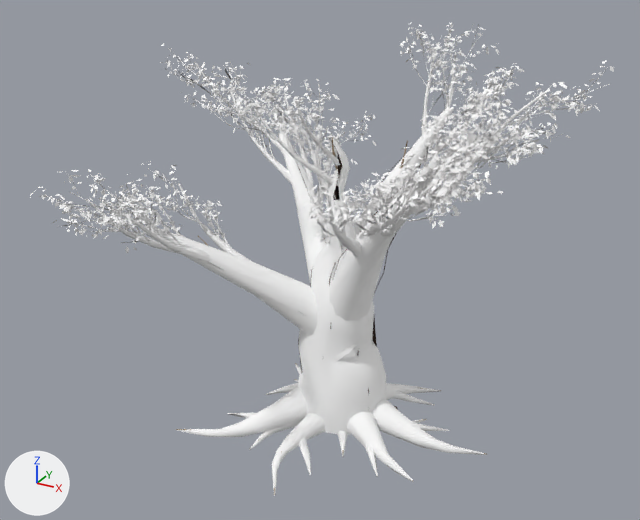
The glTF model assets/models/ancient_tree/variants/variant_07/ancient_tree_07_lod2.glb, before and after one commit.
Camera for both pictures: a 50 mm camera at (17.2, -33.4, 24.9) aimed at (-0.9, -0.5, 8.5). Arrows for +X, +Y and +Z are at lower left; the lights stay in place. The picture after the commit comes second. Vertices at exactly the same position are counted once.

The older version as bpy lines, for what is in view:
```python
ob_ancientleaves_lod2 = bpy.data.objects.new('AncientLeaves_LOD2', me_ancientleaves_mesh_002)
ob_ancientleaves_lod2.location = (0.0, 0.0, 0.0)
ob_ancienttreewood_lod2 = bpy.data.objects.new('AncientTreeWood_LOD2', me_trunkcore_curve_002)
ob_ancienttreewood_lod2.location = (0.0, 0.0, 0.0)
ob_finebranches_lod2 = bpy.data.objects.new('FineBranches_LOD2', me_finebranches_curve_002)
ob_finebranches_lod2.location = (0.0, 0.0, 0.0)
```
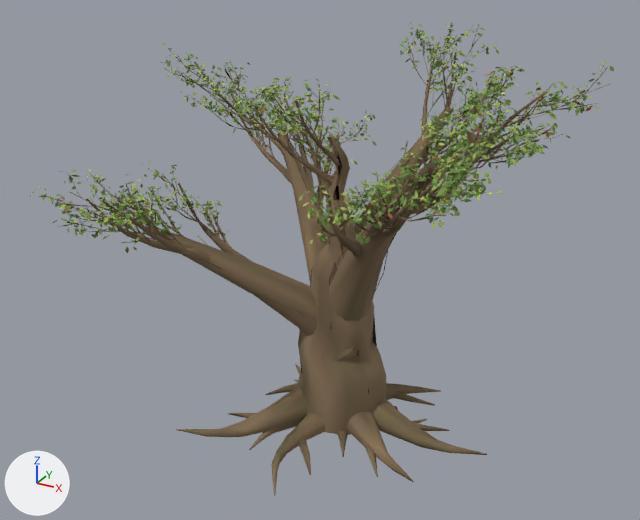
Pixel boxes (x1, y1, x2, y2) of what changed, in the pictures (640 x 520 px):
'AncientTreeWood_LOD2', recoloured
    both: (46, 33, 609, 496)
'AncientLeaves_LOD2', recoloured
    both: (30, 22, 614, 253)
'FineBranches_LOD2', recoloured
    both: (57, 25, 608, 242)

What changed in the scene script:
```text
Change mat_ancientbark:
    where n0 = _N.new('ShaderNodeBsdfPrincipled'); n0.name = 'Principled BSDF'
    remove n0.inputs[0].default_value = (1.0, 1.0, 1.0, 1.0)  # 'Base Color', white #ffffff
    add n2 = _N.new('ShaderNodeVertexColor'); n2.name = 'Color Attribute'
    add _L.new(n2.outputs[0], n0.inputs[0])  # 'Color' to 'Base Color'
Change mat_leafforest:
    where n0 = _N.new('ShaderNodeBsdfPrincipled'); n0.name = 'Principled BSDF'
    remove n0.inputs[0].default_value = (1.0, 1.0, 1.0, 1.0)  # 'Base Color', white #ffffff
    add n2 = _N.new('ShaderNodeVertexColor'); n2.name = 'Color Attribute'
    add _L.new(n2.outputs[0], n0.inputs[0])  # 'Color' to 'Base Color'
Change mat_leafsage:
    where n0 = _N.new('ShaderNodeBsdfPrincipled'); n0.name = 'Principled BSDF'
    remove n0.inputs[0].default_value = (1.0, 1.0, 1.0, 1.0)  # 'Base Color', white #ffffff
    add n2 = _N.new('ShaderNodeVertexColor'); n2.name = 'Color Attribute'
    add _L.new(n2.outputs[0], n0.inputs[0])  # 'Color' to 'Base Color'
Change mat_leafsunlit:
    where n0 = _N.new('ShaderNodeBsdfPrincipled'); n0.name = 'Principled BSDF'
    remove n0.inputs[0].default_value = (1.0, 1.0, 1.0, 1.0)  # 'Base Color', white #ffffff
    add n2 = _N.new('ShaderNodeVertexColor'); n2.name = 'Color Attribute'
    add _L.new(n2.outputs[0], n0.inputs[0])  # 'Color' to 'Base Color'
Change mat_leafdry:
    where n0 = _N.new('ShaderNodeBsdfPrincipled'); n0.name = 'Principled BSDF'
    remove n0.inputs[0].default_value = (1.0, 1.0, 1.0, 1.0)  # 'Base Color', white #ffffff
    add n2 = _N.new('ShaderNodeVertexColor'); n2.name = 'Color Attribute'
    add _L.new(n2.outputs[0], n0.inputs[0])  # 'Color' to 'Base Color'
Change me_trunkcore_curve_002:
    where me_trunkcore_curve_002.from_pydata(...)  # 5434 vertices, 7059 faces; spans x -11.8..11.3, y -10.5..10.4, z 0.0..18.2
    used by ob_ancienttreewood_lod2; location = (0.0, 0.0, 0.0)
    me_trunkcore_curve_002 part 1: vertex colours changed
Change me_ancientleaves_mesh_002:
    where me_ancientleaves_mesh_002.from_pydata(...)  # 17315 vertices, 8810 faces; spans x -12.4..11.3, y -11.0..11.0, z 8.9..18.9
    used by ob_ancientleaves_lod2; location = (0.0, 0.0, 0.0)
    me_ancientleaves_mesh_002 part 2: vertex colours changed
```
